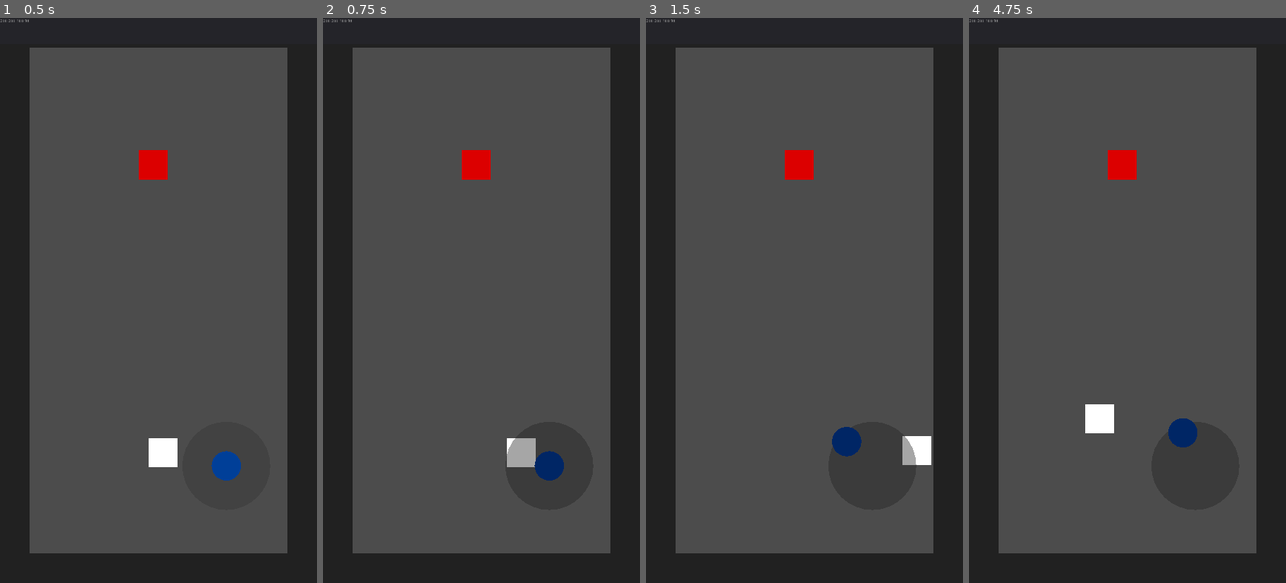
Above: before the commit, frames 1-4 (left to right).
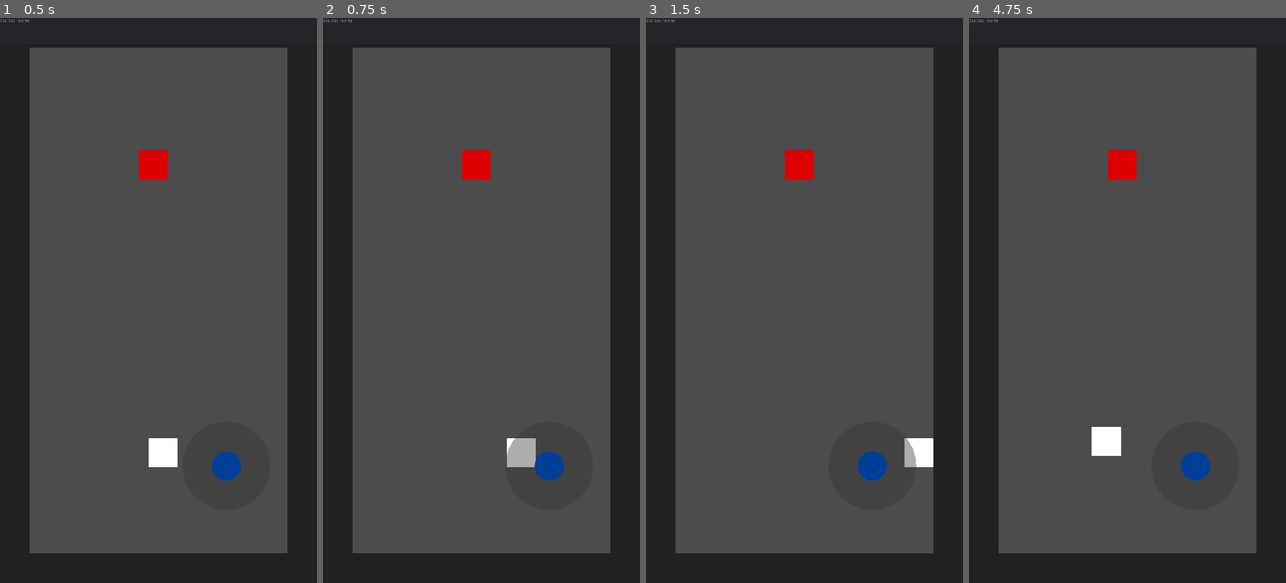
Above: after the commit, the same moments.

Repository: larix45/BATTLEBUDS
Game: Godot game, scene res://Game.tscn
Same seed, same stepped clock (60 frames per second), same inputs: the game is played once before the commit and once after it.
Inputs (mouse positions are in pixels of both pictures, inside the frame that each line leads up to):
- Up to frame 1 (0.5 s): no input
- Up to frame 2 (0.75 s): tap Enter (ui_accept) at 0.5, 0.6 s; move the mouse to (551, 272) at 0.52 s; hold Right (ui_right) from 0.53 s (still down); click (551, 272) at 0.67 s
- Up to frame 3 (1.5 s): tap Enter (ui_accept) at 0.77, 1.07 s; release Right (ui_right) at 1.25 s; drag from (741, 328) to (788, 413) at 1.27 s
- Up to frame 4 (4.75 s): move the mouse to (1159, 176) at 2.02 s; hold Right (ui_right) 2.03-2.75 s; tap Enter (ui_accept) at 2.1, 2.75, 3.6, 3.77, 4.07 s; drag from (1111, 413) to (1032, 215) at 2.77 s; move the mouse to (1222, 385) at 3.52 s; hold Left (ui_left) 3.53-4.25 s; drag from (1032, 215) to (1079, 159) at 4.27 s

Frame 1 is identical in both runs. In frame 2, 0.4% of the frame differs, in the area x 66-76%, y 76-82%; in frame 3, 0.9%; in frame 4, 1.5%, in the area x 36-76%, y 68-82%.

Commit message:
porawki joystick

Diff:
--- a/Game.tscn
+++ b/Game.tscn
@@ -1,7 +1,8 @@
-[gd_scene load_steps=3 format=2]
+[gd_scene load_steps=4 format=2]
 
 [ext_resource path="res://Player/Player.gd" type="Script" id=1]
 [ext_resource path="res://Joystick/Joystick.tscn" type="PackedScene" id=2]
+[ext_resource path="res://Weapon.gd" type="Script" id=3]
 
 [node name="Node" type="Node"]
 
@@ -16,6 +17,10 @@
 
 [node name="Polygon2D" type="Polygon2D" parent="Game/Player"]
 polygon = PoolVector2Array( 0, 0, 100, 0, 100, 100, 0, 100 )
+
+[node name="Weapon" type="Node2D" parent="Game/Player"]
+position = Vector2( -506, -1427 )
+script = ExtResource( 3 )
 
 [node name="Enemy" type="KinematicBody2D" parent="Game"]
 position = Vector2( 472, 449 )
--- a/Joystick/Joystick.gd
+++ b/Joystick/Joystick.gd
@@ -11,11 +11,13 @@
 
 export(float) var size = 1.0
 export(float) var stick_escape = 1.2
+export(float) var activation_area = 5.0
 export(Color) var stick_color = Color(0.0, 0.25, 0.6)
 export(Color) var background_color = Color(0.2, 0.2, 0.2, 0.4)
 export(Color) var stick_color_pressed = Color(0.0, 0.15, 0.4)
 export(Color) var background_color_pressed = Color(0.13, 0.13, 0.13, 0.4)
 var offset_pos
+var pressed :bool = false
 # Called when the node enters the scene tree for the first time.
 func _ready():
 	$Galka.color = stick_color
@@ -39,26 +41,22 @@
 	if self.visible:
 		if event is InputEventScreenTouch:
 			if event.pressed:
-				$Tlo.color = background_color_pressed
-				$Galka.color = stick_color_pressed
-				emit_signal("pressed")
+				var new_pos = event.position - offset_pos
+				if new_pos.x * new_pos.x + new_pos.y * new_pos.y < (100*size*activation_area)*(100*size*activation_area):
+					$Tlo.color = background_color_pressed
+					$Galka.color = stick_color_pressed
+					emit_signal("pressed")
+					pressed = true
 			else:
-				emit_signal("released")
 				$Tlo.color = background_color
 				$Galka.color = stick_color
+				emit_signal("released")
+				pressed = false
 				$Galka.position = Vector2(0,0)
-		if event is InputEventScreenDrag:
+		if event is InputEventScreenDrag and pressed:
 			emit_signal("moved", $Galka.position.normalized())
 			emit_signal("moved_raw", $Galka.position)
 			var new_pos = event.position - offset_pos
-#			if new_pos.x > 100*size:
-#				new_pos.x = 100*size
-#			if new_pos.x < -100*size:
-#				new_pos.x = -100*size
-#			if new_pos.y > 100*size:
-#				new_pos.y = 100*size
-#			if new_pos.y < -100*size:
-#				new_pos.y = -100*size
 #			In general, x and y must satisfy (x - center_x)² + (y - center_y)² < radius².
 			if not new_pos.x * new_pos.x + new_pos.y * new_pos.y < (100*size*stick_escape)*(100*size*stick_escape):
 				new_pos = new_pos.normalized() * 100 * size * stick_escape
--- /dev/null
+++ b/Weapon.gd
@@ -0,0 +1,17 @@
+extends Node2D
+
+
+# Declare member variables here. Examples:
+# var a = 2
+# var b = "text"
+
+
+# Called when the node enters the scene tree for the first time.
+func _ready():
+	pass # Replace with function body.
+
+# Called every frame. 'delta' is the elapsed time since the previous frame.
+func _process(delta):
+	if Input.is_action_just_pressed("ui_accept"):
+		print("shoot")
+	pass
